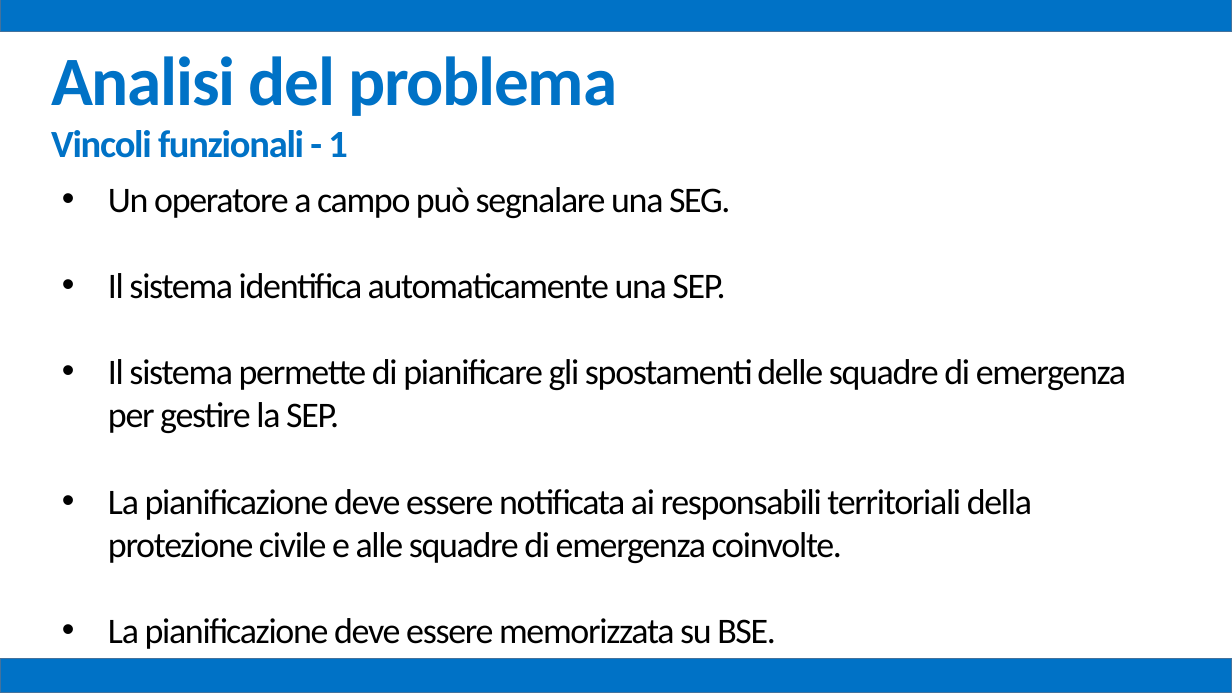
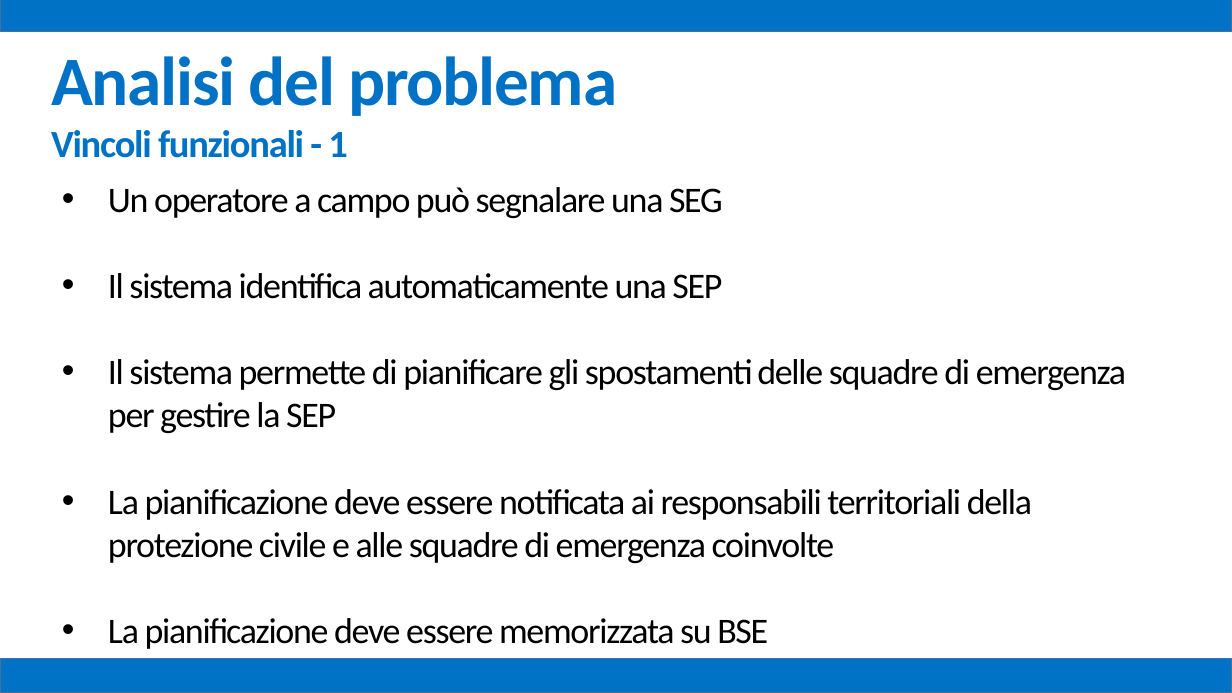
Before and after one commit to mz1991/ProgettoFebbraio2015, a slide deck: slide 13 of Febbraio 2015.pptx. Drawn at 1232x693 pixels with LibreOffice and Linux fonts; fonts in the diff are those of the drawing. Boxes give left, top, right and bottom in pixels: in the first picture for what was removed or moved away, otherwise in the second. Text is boxed around its words. In the diff, an @@ line names an element or a change of style, - is before the commit and + after.

Commit message:
Presentazione edit2

```diff
--- a/Febbraio 2015.pptx
+++ b/Febbraio 2015.pptx
@@ text at box(108, 187, 1126, 649): text changed @@
-• Un operatore a campo può segnalare una SEG.
-• Il sistema identifica automaticamente una SEP.
-• Il sistema permette di pianificare gli spostamenti delle squadre di emergenza per gestire la SEP.
-• La pianificazione deve essere notificata ai responsabili territoriali della protezione civile e alle squadre di emergenza coinvolte.
-• La pianificazione deve essere memorizzata su BSE.
+• Un operatore a campo può segnalare una SEG
+• Il sistema identifica automaticamente una SEP
+• Il sistema permette di pianificare gli spostamenti delle squadre di emergenza per gestire la SEP
+• La pianificazione deve essere notificata ai responsabili territoriali della protezione civile e alle squadre di emergenza coinvolte
+• La pianificazione deve essere memorizzata su BSE
```
Also in this commit, not shown: 11 other slides changed, 1 other file.
